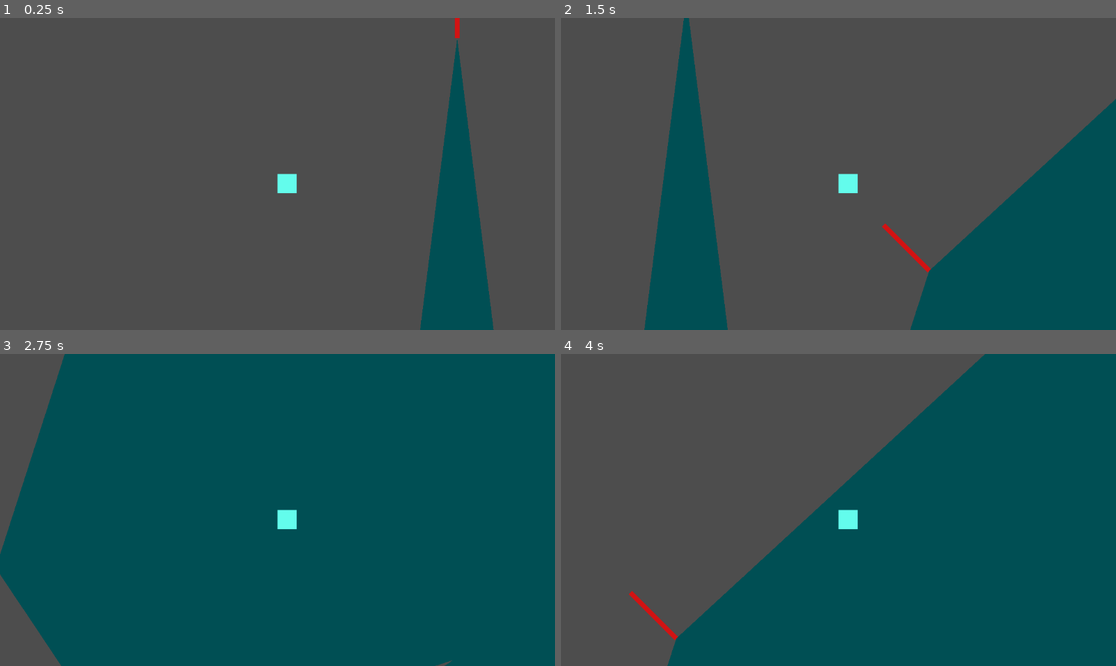
Above: before the commit, frames 1-4 (two rows, left to right).
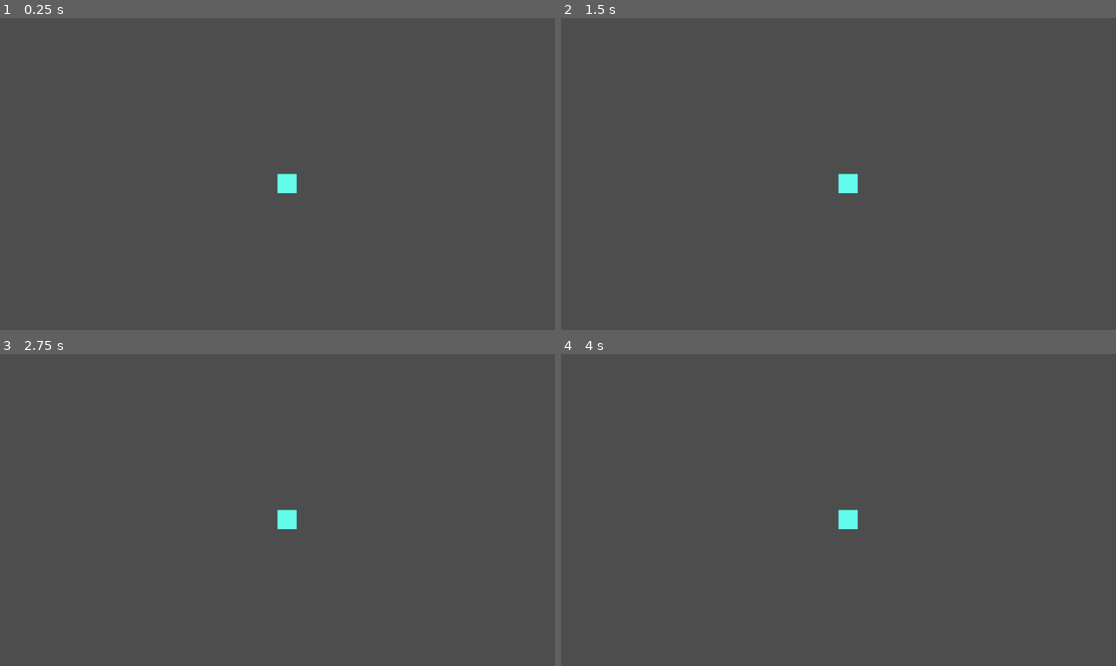
Above: after the commit, the same moments.

Repository: JomardArnaud/CustomGodotEngine
Game: Godot game, scene res://Main.tscn
Two runs of this game, one before a commit and one after it. Both use one fixed random seed, a clock stepped at 60 frames per second and the inputs below.
Inputs:
- Up to frame 1 (0.25 s): no input
- Up to frame 2 (1.5 s): tap Enter at 0.5 s; hold D (moveRight) 0.53-1.28 s; hold Ctrl 0.53-1.28 s; hold S (moveDown) from 1.28 s (still down); tap Ctrl at 1.35 s
- Up to frame 3 (2.75 s): release S (moveDown) at 2.03 s; hold D (moveRight) from 2.03 s (still down); hold Alt from 2.03 s (still down); tap Ctrl at 2.3 s
- Up to frame 4 (4 s): release D (moveRight) at 2.78 s; release Alt at 2.78 s; hold Z (moveUp) 2.78-3.53 s; tap Ctrl at 2.85 s; hold Q (moveLeft) from 3.53 s (still down); hold Ctrl from 3.53 s (still down)

The runs differ from the first frame. In frame 1, 6.3% of the frame differs, in the area x 75-89%, y 0-100%; in frame 2, 24%; in frame 3, 94%, in the area x 0-100%, y 0-100%; in frame 4, 54%.

Commit message:
backup algo

Diff:
--- a/Main.tscn
+++ b/Main.tscn
@@ -1,8 +1,7 @@
-[gd_scene load_steps=4 format=3 uid="uid://v2nw0nk5k3gm"]
+[gd_scene load_steps=3 format=3 uid="uid://v2nw0nk5k3gm"]
 
 [ext_resource type="PackedScene" uid="uid://cndhrpvfkd8hw" path="res://Source/Player/PlayerController.tscn" id="1_50kq8"]
 [ext_resource type="Script" path="res://Main.gd" id="1_evtoq"]
-[ext_resource type="PackedScene" uid="uid://cpb41bc8texpg" path="res://Source/Arena/Arena.tscn" id="3_w1oig"]
 
 [node name="Node2D" type="Node2D"]
 script = ExtResource("1_evtoq")
@@ -13,15 +12,3 @@
 inertia = 0.005
 
 [node name="Camera2D" type="Camera2D" parent="PlayerController"]
-
-[node name="Arena" parent="." instance=ExtResource("3_w1oig")]
-position = Vector2(2768, 1108)
-texture_offset = Vector2(1.08, 0)
-polygon = PackedVector2Array(-97, -834, -563, -1411, -1493, -554, -1681, 29, -1404, 443, -731, 220, -1745, 902, -1997, -1119, -2284, 1139, -1110, 1249, -449, 711)
-thicknessBorder = 95.143
-metadata/_edit_group_ = true
-
-[node name="Line2D" type="Line2D" parent="Arena"]
-points = PackedVector2Array(-1996, -1209)
-
-[editable path="Arena"]
--- a/Source/Arena/Arena.gd
+++ b/Source/Arena/Arena.gd
@@ -31,12 +31,20 @@
 		var bufferLastEdgeProjection: Vector2
 		## if next_edge_concave == true
 		## add the point to
+
+		var currentEdge = self.polygon[edgeId]
+		var nextEdge = self.polygon[edgeId + 1 if edgeId < self.polygon.size() - 1 else 0]
+		var normalEdgeToNextEdge = Vector2(nextEdge.x - currentEdge.x, nextEdge.y - currentEdge.y)
 		var debugLine = Line2D.new()
 		debugLine.add_point(self.polygon[edgeId])
-		debugLine.add_point(line_overlap_polygon(edgeId) + self.polygon[edgeId])
+		debugLine.add_point(normalEdgeToNextEdge)
 		debugLine.default_color = Color(255, 0, 0, 0.75)
 		self.add_child(debugLine)
-		print("uwu")
+		var debugEdgeLine = Line2D.new()
+		debugEdgeLine.add_point(currentEdge)
+		debugEdgeLine.add_point(nextEdge)
+		debugEdgeLine.default_color = Color(0, 0, 255, 0.75)
+		self.add_child(debugEdgeLine)
 	pass
 
 ## check the four cardinal stating to a edge direction lenght thicknnesBorder collider with polygon's Arena and return
@@ -47,13 +55,25 @@
 	if (currentEdgeId < 0):
 		return Vector2(-1, -1)
 	var currentEdge = self.polygon[currentEdgeId]
-	var prevEdge = self.polygon[currentEdgeId - 1 if currentEdgeId > 0 else self.polygon.size() - 1]
 	var nextEdge = self.polygon[currentEdgeId + 1 if currentEdgeId < self.polygon.size() - 1 else 0]
-	var left = Geometry2D.intersect_polyline_with_polygon([currentEdge, Vector2(currentEdge.x - thicknessBorder, currentEdge.y)], self.polygon).size()
-	var right = Geometry2D.intersect_polyline_with_polygon([currentEdge, Vector2(currentEdge.x + thicknessBorder, currentEdge.y)], self.polygon).size()
-	var up = Geometry2D.intersect_polyline_with_polygon([currentEdge, Vector2(currentEdge.x, currentEdge.y + thicknessBorder)], self.polygon).size()
-	var down = Geometry2D.intersect_polyline_with_polygon([currentEdge, Vector2(currentEdge.x, currentEdge.y - thicknessBorder)], self.polygon).size()
-	return Vector2(((int(left > 0) - int(right > 0)) * thicknessBorder), ((int(down > 0) - int(up > 0)) * thicknessBorder))
+	return Vector2()
 
-func next_edge_concave(currentEdgeId: int) -> Vector2:
-	return Vector2()
+# add all collisionShape (Polygon2d) at the border's Arena
+func algo():
+	# on parse un à un tout les sommet du polygon de l'Arena
+	##for edgeId in range(0, self.polygon.size()):
+	# d'abord on chope les deux sommets pour avoir le vecteur coté
+	#	var currentEdge = self.polygon[edgeId]
+	#	var nextEdge = self.polygon[edgeId + 1 if edgeId < self.polygon.size() - 1 else 0]
+	## ensuite chopé la normale du vecteur coté dans les deux sens (pour check où est l'exterieur du polygon)
+	##
+	## là utilsé la normale pour projecter une ligne depuis les deux sommets
+	## avec cette lignes faire un test de collision entre cette line et le polygon de l'Arena
+	## si la fonction ne renvoie pas de points de collision juste ajouter un collider à quatre coté (currentEdge, projectCurrentEdge, projectionNextEdge, nextEdge)
+	## sinon faire un collider en partant de currentEdge et relie nextEdge en passant par tout les points de collision
+	##
+	##
+	## garder un buffer des deux points du coté former par les coordonées de NextEdge et sa projection (pour lier au poylgon de collision suivant )
+	##
+	#
+	pass
